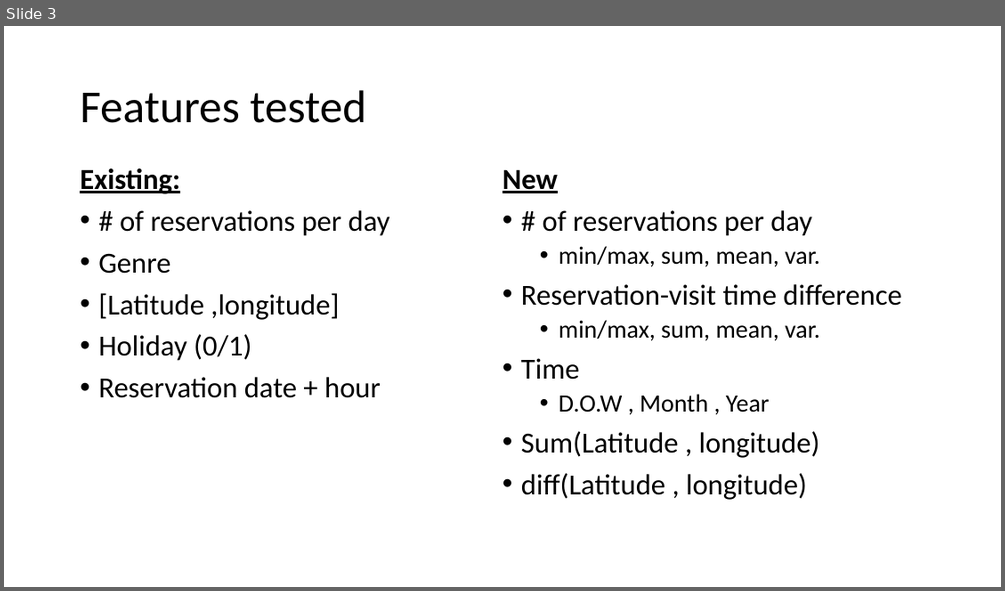
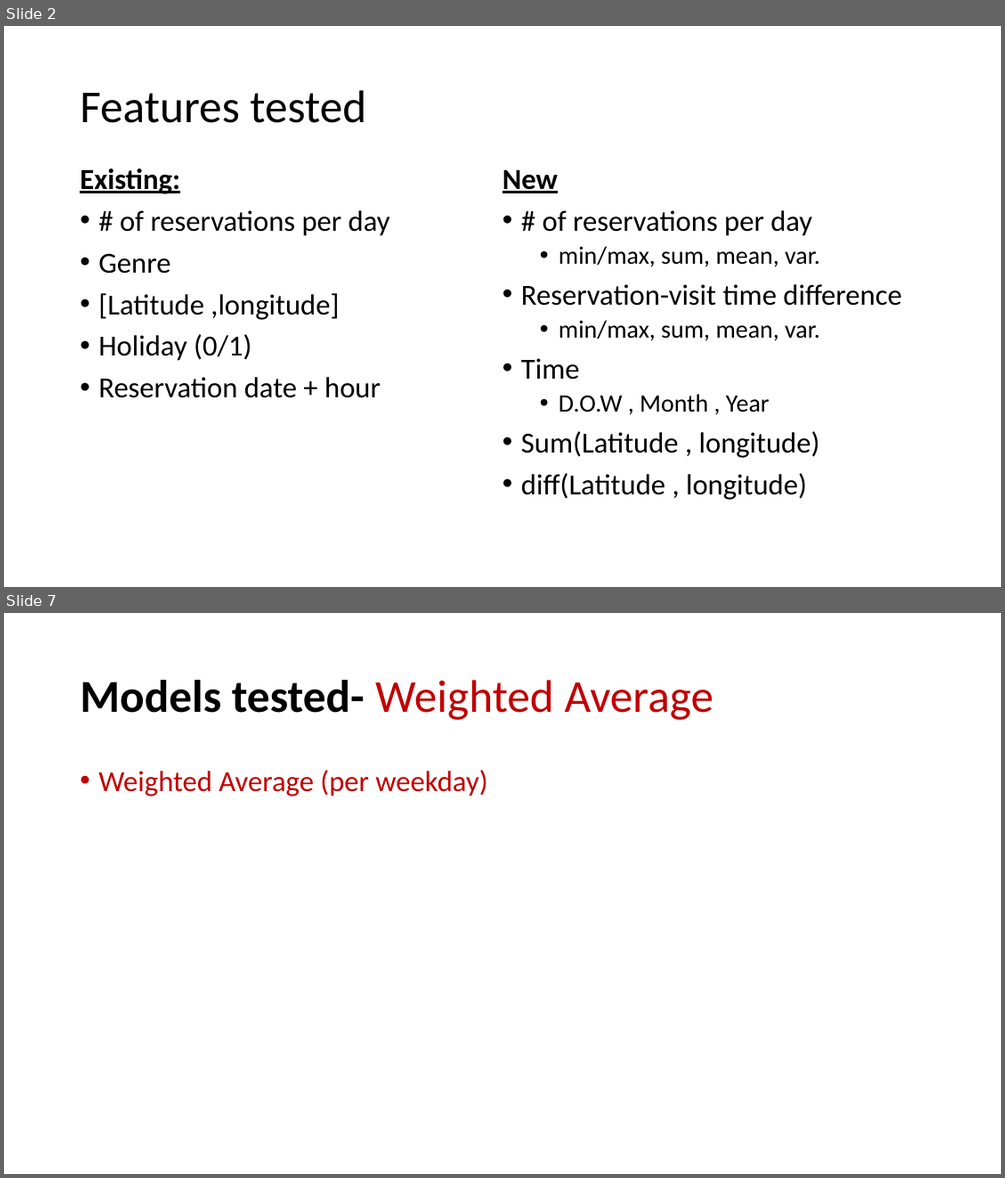
Before and after one commit to BenSerota/Kagel2_Japan_Restaurant, a slide deck: final_pres.pptx. Shown one above the other, each under a label of ours: slide 3 before the commit, slides 2 and 7 after it; the slides between them are not shown. The pictures are 1005x591 and 1005x1178 pixels, drawn with LibreOffice and Linux fonts; fonts in the diff are those of the drawing. Boxes give left, top, right and bottom in pixels: in the first picture for what was removed or moved away, otherwise in the second. Text is boxed around its words. In the diff, an @@ line names an element or a change of style, - is before the commit and + after.

```diff
--- a/final_pres.pptx
+++ b/final_pres.pptx
@@ slide 7 added at [4, 613, 1001, 1174], background #FFFFFF @@
@@ title added at [80, 680, 714, 720], 44 pt, text #C00000 @@
+Models tested- Weighted Average
@@ text added at [98, 770, 487, 796], 28 pt, text #C00000 @@
+• Weighted Average (per weekday)
@@ what was slide 3 is now slide 2 @@
```
Also in this commit, not shown: 6 slides changed, 2 other slides added.
